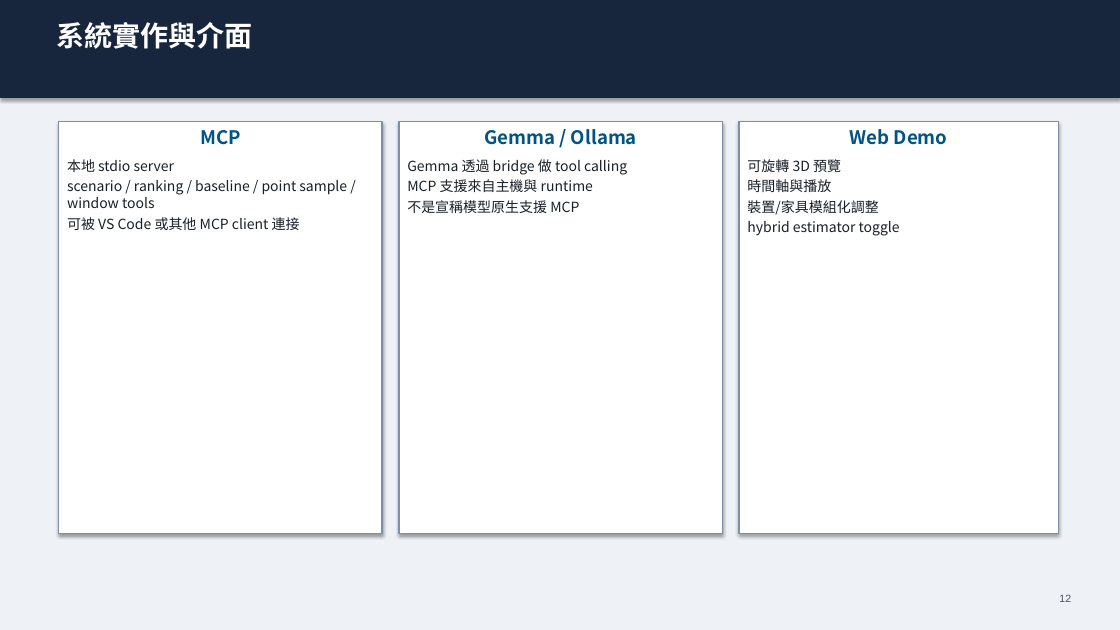
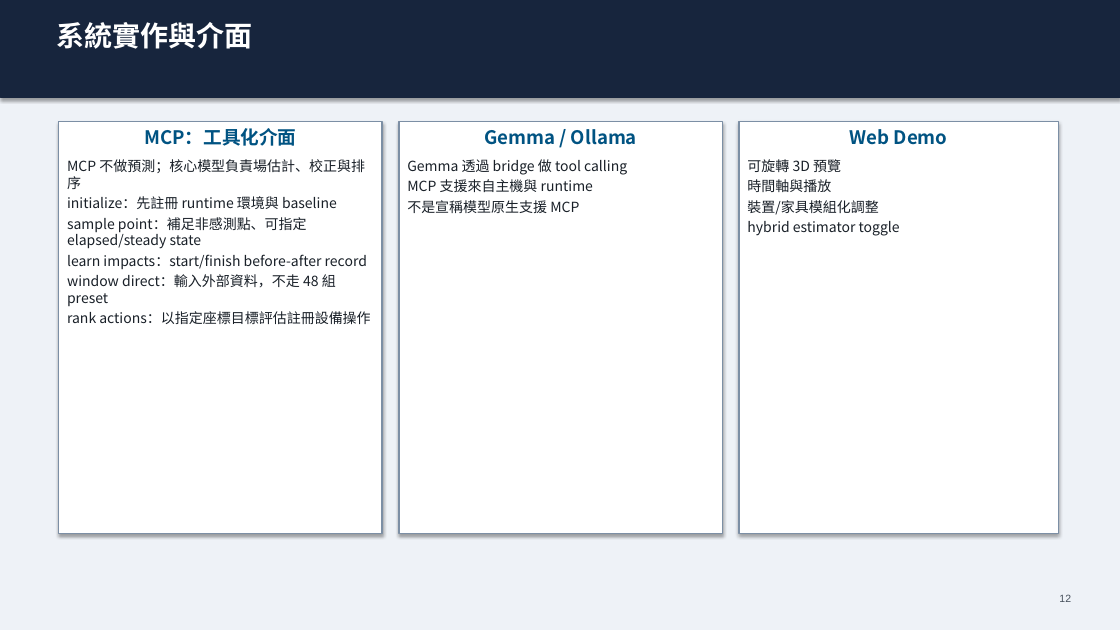
Before and after one commit to Yunitrish006006/A-Spatial-Digital-Twin-Prototype-for-Indoor-Spaces-with-Environmental-Factors, a slide deck: slide 12 of docs/papers/thesis/thesis_presentation_zh_30min.pptx. Drawn at 1120x630 pixels with LibreOffice and Linux fonts; fonts in the diff are those of the drawing. Boxes give left, top, right and bottom in pixels: in the first picture for what was removed or moved away, otherwise in the second. Text is boxed around its words. In the diff, an @@ line names an element or a change of style, - is before the commit and + after.

```diff
--- a/docs/papers/thesis/thesis_presentation_zh_30min.pptx
+++ b/docs/papers/thesis/thesis_presentation_zh_30min.pptx
@@ text in rectangle at (67, 128, 370, 324): text changed @@
-MCP
-本地 stdio server
-scenario / ranking / baseline / point sample / window tools
-可被 VS Code 或其他 MCP client 連接
+MCP：工具化介面
+MCP 不做預測；核心模型負責場估計、校正與排序
+initialize：先註冊 runtime 環境與 baseline
+sample point：補足非感測點、可指定 elapsed/steady state
+learn impacts：start/finish before-after record
+window direct：輸入外部資料，不走 48 組 preset
+rank actions：以指定座標目標評估註冊設備操作
```
Also in this commit, not shown: 1 other slide changed, 24 other files.
